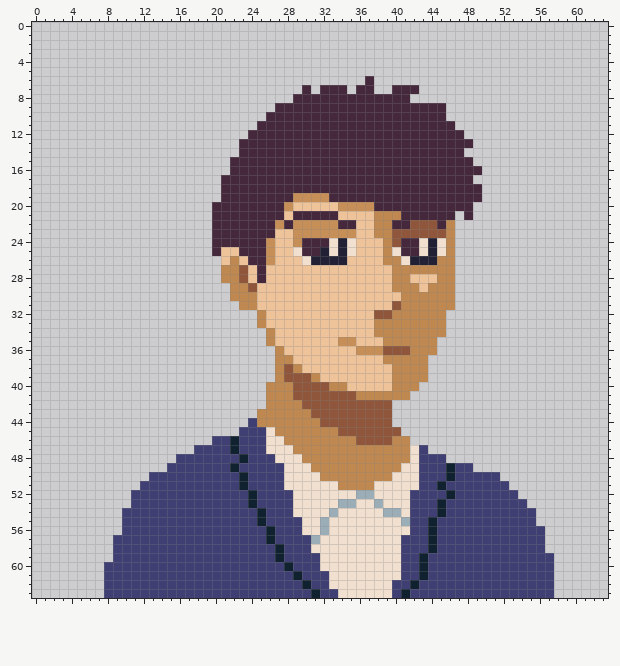
Two versions of one pixel-art sprite, sprites/portraits/tiago.png. Above: the version before the commit.
The file is 64x64 pixels.
Now the later version:
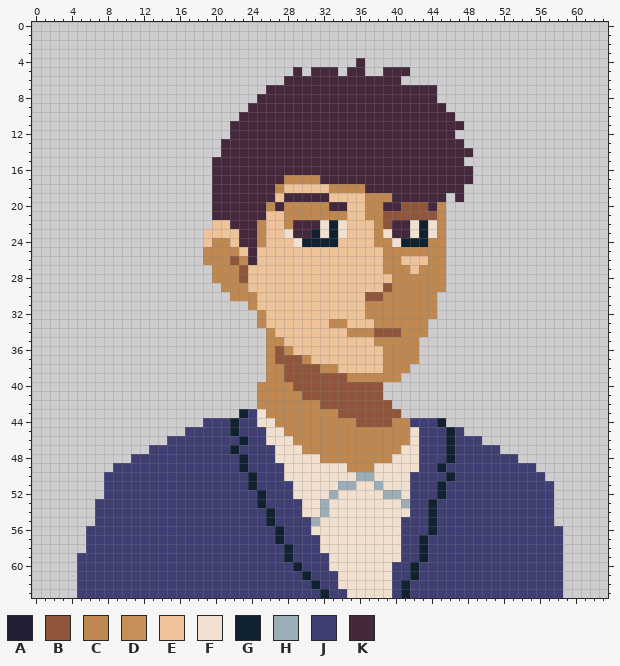
Palette (. is transparent): A #222034  B #8f563b  C #bf8851  D #c78f58  E #eec39a  F #f1e0d0  G #10222f  H #9badb7  J #3f3f74  K #45283c
Change:
y 4: x 36 . -> K
y 5: x 29 . -> K; x 31..33 ... -> KKK; x 35..36 .. -> KK; x 39..41 ... -> KKK
y 6: x 28..36 ......... -> KKKKKKKKK; x 38..40 ... -> KKK
y 7: x 26..29 .... -> KKKK; x 31 . -> K; x 35 . -> K; x 38..39 .. -> KK; x 43..44 .. -> KK
y 8: x 25..28 .... -> KKKK; x 42..44 ... -> KKK
y 9: x 24..26 ... -> KKK
y 10: x 23..25 ... -> KKK; x 46 . -> K
y 11: x 22..24 ... -> KKK; x 47 . -> K
y 12: x 22..23 .. -> KK; x 47 K -> .
y 13: x 21..22 .. -> KK; x 48 K -> .
y 14: x 21..22 .. -> KK; x 48 . -> K
y 15: x 20..21 .. -> KK; x 48 K -> .
y 16: x 20..21 .. -> KK; x 49 K -> .
y 17: x 20 . -> K; x 28..31 KKKK -> CCCC
y 18: x 20 . -> K; x 27..36 KKKKKKKKKK -> CEEEEECCCC; x 48..49 KK -> ..
y 19: x 20 . -> K; x 27 K -> E; x 29..39 DDDDKKKKKKK -> KKKKEEEECCC; x 46 K -> .; x 48..49 KK -> ..
y 20: x 26 K -> C; x 28..38 DEEEEEDDDDK -> CCCCCKKEECC; x 41..43 KKK -> BBB; x 45..48 KKKK -> C...
y 21: x 26..34 KKEKKKKKE -> EECCCCCCC; x 37 E -> C; x 39..46 CCKKKKKK -> BBBBBBC.; x 48 K -> .
y 22: x 20..21 KK -> EE; x 25..35 KKDKDDDDDKK -> CEECKKKFGFE; x 39 C -> B; x 42..46 BBBKC -> FGFC.
y 23: x 19..22 .KKK -> EEEE; x 25..26 KK -> CE; x 28..35 EDDDDDDD -> FKKGFGFE; x 39..46 CBBBBBBC -> FKKFGFC.
y 24: x 19..22 .KKK -> ECCE; x 25..26 KD -> CE; x 29..35 DKKKFAF -> FGGGGEE; x 38 E -> C; x 40..46 BKKFAFC -> FGGGCC.
y 25: x 19..23 .KEEK -> CCCCE; x 25..26 KD -> EE; x 29..35 FKKAFAF -> EEEEEEE; x 40..46 FKKFAFC -> CCCCCC.
y 26: x 19..23 ..ECE -> CCCBC; x 25..26 KD -> EE; x 30..34 FAAAA -> EEEEE; x 41..44 FAAA -> EEEC; x 46 C -> .
y 27: x 20 . -> C; x 25 K -> E; x 39 E -> C; x 42 C -> E; x 46 C -> .
y 28: x 20 . -> C; x 25 K -> E; x 42..44 EEE -> CCC; x 46 C -> .
y 29: x 21 . -> C; x 24 B -> E; x 39 E -> B; x 43 E -> C; x 46 C -> .
y 30: x 37..40 EEEE -> BBCC; x 45..46 CC -> ..
y 31: x 23 C -> .; x 37..40 EEEB -> CCCC; x 45..46 CC -> ..
y 32: x 37..39 EBB -> CCC; x 45 C -> .
y 33: x 33..34 EE -> CC; x 44..45 CC -> ..
y 34: x 35..40 EEECCC -> CCCBBB; x 44..45 CC -> ..
y 35: x 27 E -> C; x 34..35 DD -> EE; x 38 E -> C; x 43..44 CC -> ..
y 36: x 26..28 .CE -> CBC; x 36..41 DDDBBB -> EEECCC; x 43..44 CC -> ..
y 37: x 26..30 .CCEE -> CBBBC; x 43 C -> .
y 38: x 26 . -> C; x 29..33 CEEEE -> BBBCC; x 39 E -> C; x 42..43 CC -> ..
y 39: x 26 . -> C; x 31..39 CEEEEEEEE -> BBBBCCCCC; x 41..43 CCC -> ...
y 40: x 25 . -> C; x 33..42 CCEEEEECCC -> BBBBBB....
y 41: x 25 . -> C; x 29 B -> C; x 36..41 CCCCCC -> BBB...
y 42: x 25 . -> C; x 30..31 BB -> CC
y 43: x 23..25 ..C -> GJF; x 31..33 BBB -> CCC; x 40 . -> B
y 44: x 19..23 ..... -> JJJGJ; x 25..26 CC -> FF; x 32..35 BBBB -> CCCC; x 40..45 ...... -> CCJJJG
y 45: x 17..22 ...... -> JJJJJG; x 27 C -> F; x 34..47 BBBBBBB....... -> CCCCCCCCFJJJGJ
y 46: x 15..19 ..... -> JJJJJ; x 22..23 GJ -> JG; x 28 C -> F; x 36..39 BBBB -> CCCC; x 42..49 ........ -> FJJJGJJJ
y 47: x 13..17 ..... -> JJJJJ; x 26 F -> J; x 29 C -> F; x 41 C -> F; x 44..51 ........ -> JJGJJJJJ
y 48: x 11..15 ..... -> JJJJJ; x 30..31 CC -> FF; x 40..41 CC -> FF; x 46..53 ........ -> GJJJJJJJ
y 49: x 9..14 ...... -> JJJJJJ; x 22..23 GJ -> JG; x 31..34 CCCC -> FFFF; x 38..40 CCC -> FFF; x 45..46 JG -> GJ; x 49..55 ....... -> JJJJJJJ
y 50: x 8..12 ..... -> JJJJJ; x 23..24 GJ -> JG; x 32..39 CCCCCCCC -> FFFFHHFF; x 42 F -> J; x 52..56 ..... -> JJJJJ
y 51: x 8..11 .... -> JJJJ; x 23..24 GJ -> JG; x 28 F -> J; x 34..38 CCCCF -> HHFFH; x 42 F -> J; x 53..57 ..... -> JJJJJ
y 52: x 8..10 ... -> JJJ; x 24..25 GJ -> JG; x 33 F -> H; x 36..37 HH -> FF; x 39..40 FF -> HH; x 45..46 JG -> GJ; x 54..57 .... -> JJJJ
y 53: x 7..10 .... -> JJJJ; x 24..25 GJ -> JG; x 29 F -> J; x 32 F -> H; x 34..35 HH -> FF; x 38 H -> F; x 41 F -> H; x 44..45 JG -> GJ; x 55..57 ... -> JJJ
y 54: x 7..9 ... -> JJJ; x 25..26 GJ -> JG; x 29 F -> J; x 32..33 FH -> HF; x 39..40 HH -> FF; x 44..45 JG -> GJ; x 56..57 .. -> JJ
y 55: x 7..9 ... -> JJJ; x 25..26 GJ -> JG; x 30..32 FFH -> JHF; x 41 H -> J; x 56..57 .. -> JJ
y 56: x 6..9 .... -> JJJJ; x 26..27 GJ -> JG; x 30 F -> J; x 32 H -> F; x 41 F -> J; x 57..58 .. -> JJ
y 57: x 6..8 ... -> JJJ; x 26..27 GJ -> JG; x 31 H -> J; x 43..44 JG -> GJ; x 57..58 .. -> JJ
y 58: x 6..8 ... -> JJJ; x 27..28 GJ -> JG; x 31 F -> J; x 43..44 JG -> GJ; x 57..58 .. -> JJ
y 59: x 5..8 .... -> JJJJ; x 27..28 GJ -> JG; x 32 F -> J; x 58 . -> J
y 60: x 5..7 ... -> JJJ; x 28..29 GJ -> JG; x 32 F -> J; x 40 F -> J; x 42..43 JG -> GJ; x 58 . -> J
y 61: x 5..7 ... -> JJJ; x 29..30 GJ -> JG; x 33 F -> J; x 40 F -> J; x 42..43 JG -> GJ; x 58 . -> J
y 62: x 5..7 ... -> JJJ; x 30..31 GJ -> JG; x 33 F -> J; x 41..42 JG -> GJ; x 58 . -> J
y 63: x 5..7 ... -> JJJ; x 31..32 GJ -> JG; x 34 F -> J; x 58 . -> J
Boxes around the changes in both pictures, in picture pixels (x1, y1, x2, y2):
changed: (77, 58, 563, 598)
